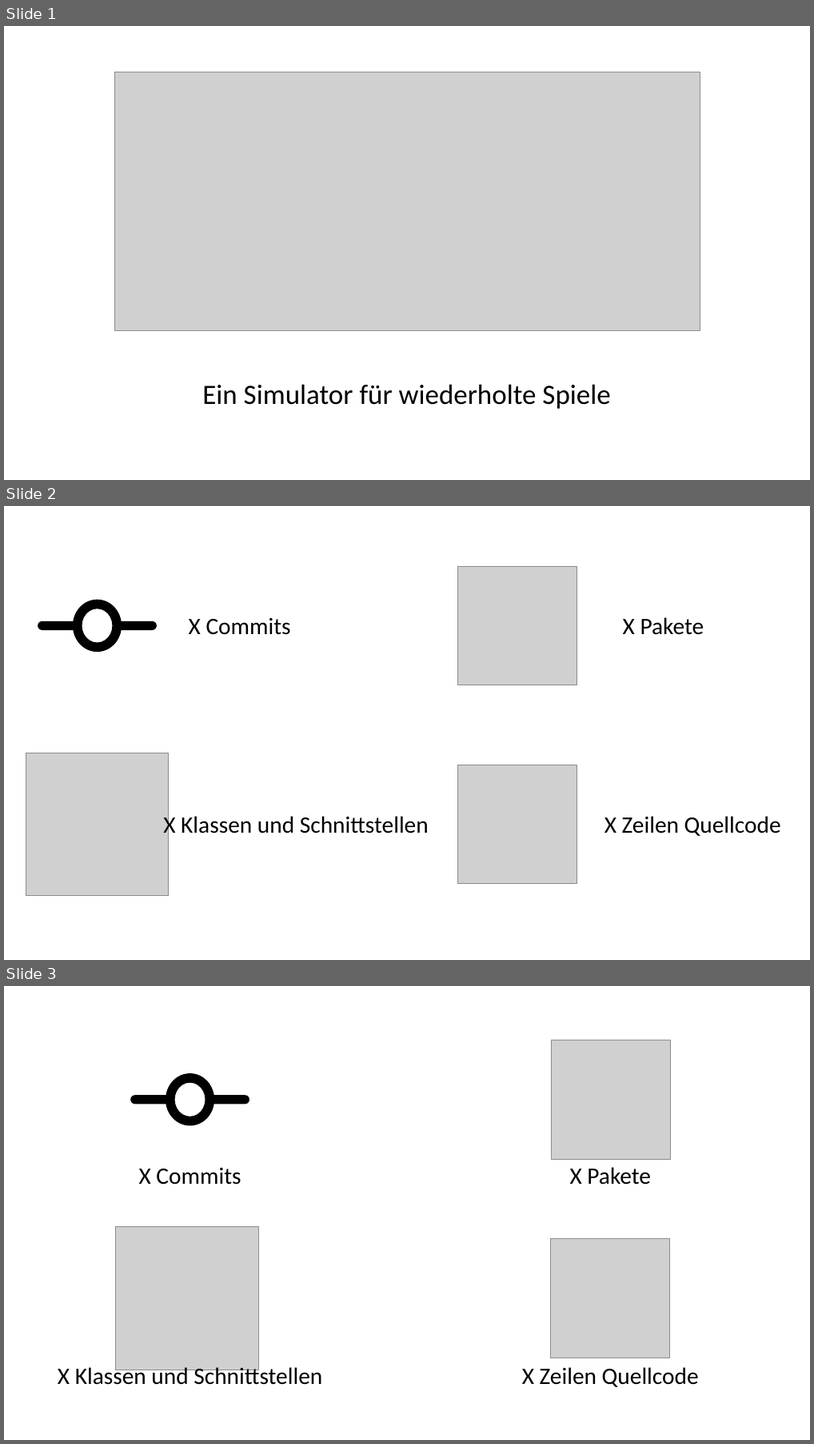
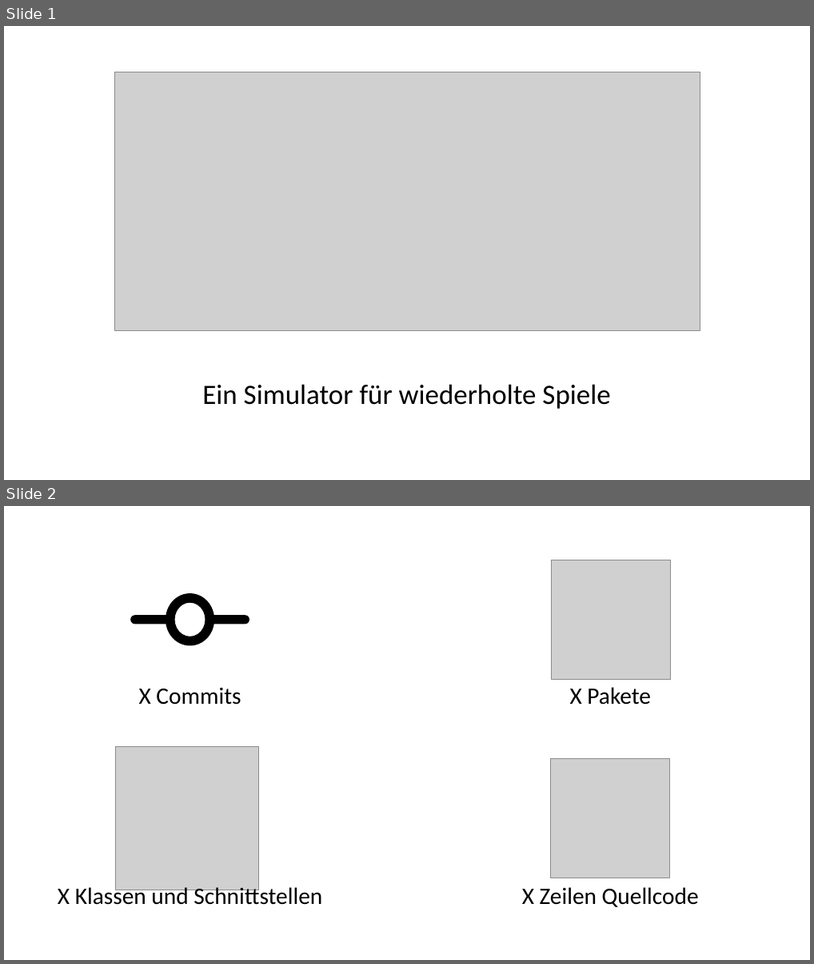
Before and after one commit to ChristianSchorr/repeated_games_pse, a slide deck: Dokumente/Implementierung/Präsentation/Präsentation.pptx. Shown one above the other, each under a label of ours: slides 1, 2 and 3 before the commit, slides 1 and 2 after it. The pictures are 814x1444 and 814x964 pixels, drawn with LibreOffice and Linux fonts; fonts in the diff are those of the drawing; grey boxes stand for pictures. Boxes give left, top, right and bottom in pixels: in the first picture for what was removed or moved away, otherwise in the second. Text is boxed around its words. In the diff, an @@ line names an element or a change of style, - is before the commit and + after.

Commit message:
Folie 2 entfernt

```diff
--- a/Dokumente/Implementierung/Präsentation/Präsentation.pptx
+++ b/Dokumente/Implementierung/Präsentation/Präsentation.pptx
@@ slide 2 removed at (4, 506, 810, 960), background #FFFFFF @@
@@ picture removed at (458, 566, 578, 685) @@
@@ donut removed at (73, 599, 122, 652) @@
@@ rounded rectangle removed at (38, 621, 82, 630) @@
@@ rounded rectangle removed at (113, 621, 157, 630) @@
@@ text removed at (189, 618, 291, 635) @@
-X Commits
@@ text removed at (623, 617, 705, 635) @@
-X Pakete
@@ picture removed at (26, 753, 169, 896) @@
@@ picture removed at (458, 764, 578, 884) @@
@@ text removed at (163, 813, 429, 839) @@
-X Klassen und Schnittstellen
@@ text removed at (605, 816, 782, 836) @@
-X Zeilen Quellcode
@@ what was slide 3 is now slide 2 @@
```
